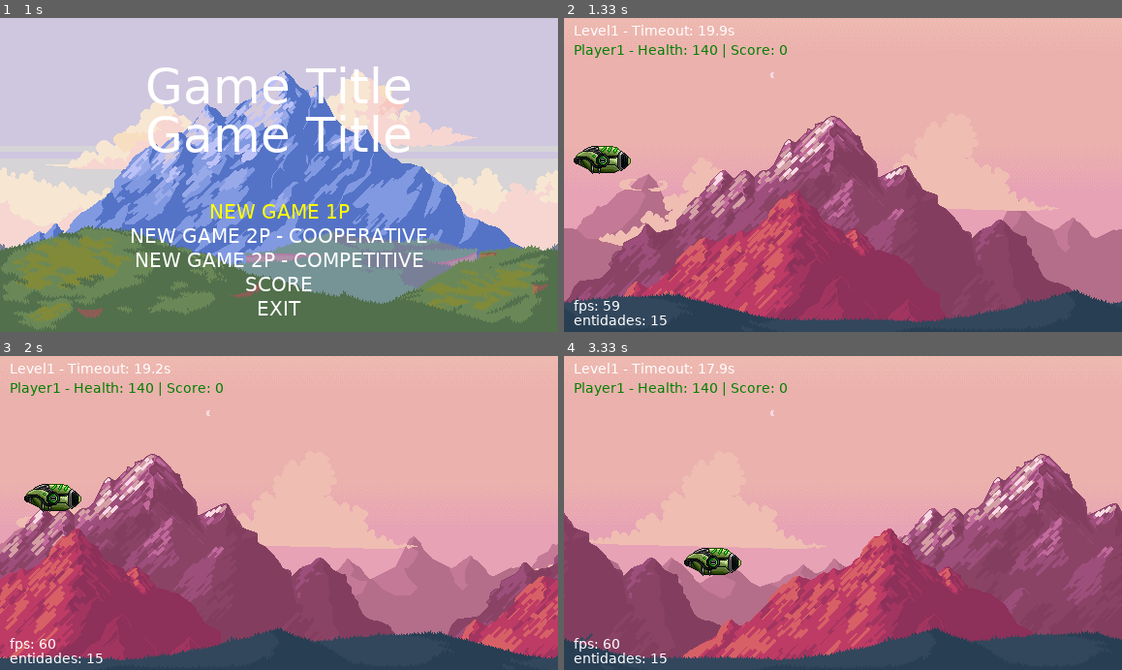
Above: before the commit, frames 1-4 (two rows, left to right).
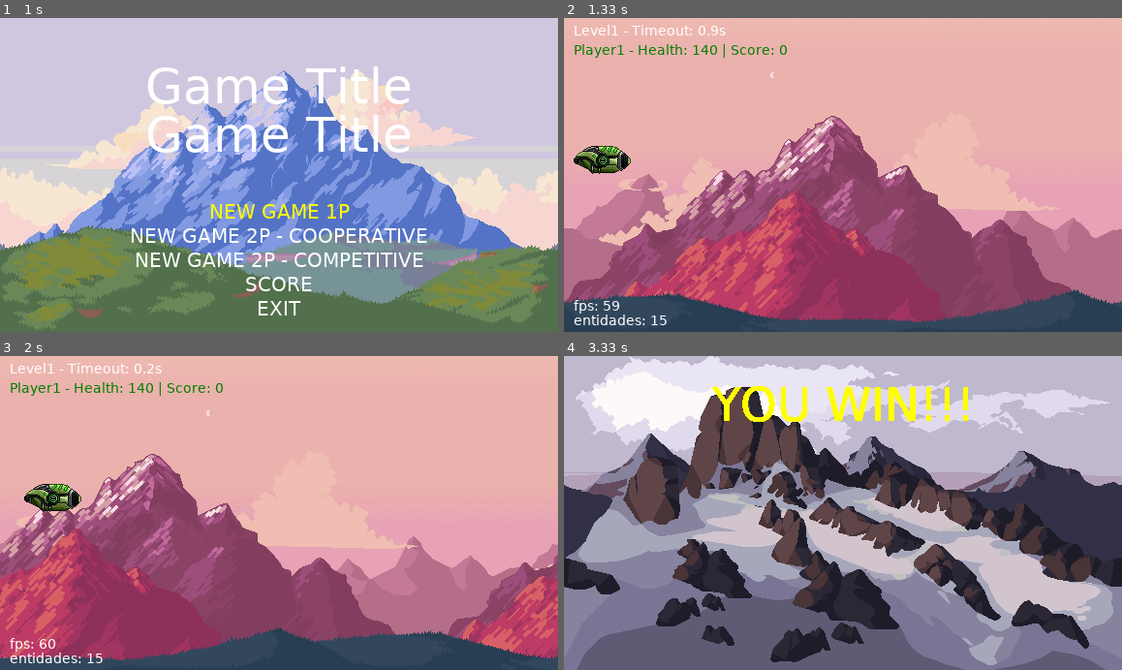
Above: after the commit, the same moments.

Repository: Mateus-Sagach/pygameProject
Game: pygame game, started from main.py
Two runs of this game, one before a commit and one after it. Both use one fixed random seed, a clock stepped at 60 frames per second and the inputs below.
Inputs:
- Up to frame 1 (1 s): hold Up 0.33-0.8 s; hold Down from 0.83 s (still down)
- Up to frame 2 (1.33 s): release Down at 1.13 s; tap Enter at 1.17 s
- Up to frame 3 (2 s): hold Right from 1.9 s (still down)
- Up to frame 4 (3.33 s): release Right at 2.53 s; hold Down 2.57-2.93 s

Frame 1 is identical in both runs. In frame 2, less than 0.1% of the frame differs, in the area x 24-31%, y 2-6%; in frame 3, less than 0.1%; in frame 4, 100%, in the area x 0-100%, y 0-100%.

Commit message:
Class Score implementation

Diff:
--- a/code/Const.py
+++ b/code/Const.py
@@ -12,8 +12,7 @@
 
 EVENT_TIMEOUT = pygame.USEREVENT + 2
 
-
-ENTITY_DAMAGE ={
+ENTITY_DAMAGE = {
     'Level1Bg0': 0,
     'Level1Bg1': 0,
     'Level1Bg2': 0,
@@ -82,7 +81,6 @@
     'Enemy2Shot': 0,
 }
 
-
 ENTITY_SPEED = {
     'Level1Bg0': 0,
     'Level1Bg1': 1,
@@ -143,14 +141,29 @@
                     'Player2': pygame.K_LCTRL}
 
 # S
-
 SPAWN_TIME = 4000
 
 # T
 TIMEOUT_STEP = 100  # 0,1s
-TIMEOUT_LEVEL = 20000  # 20s
-
+TIMEOUT_LEVEL = 1000  # 20s
 
 # W
 WIN_WIDTH = 576
 WIN_HEIGHT = 324
+
+# S
+SCORE_POS = {'Title': (WIN_WIDTH / 2, 50),
+             'EnterName': (WIN_WIDTH / 2, 80),
+             'Label': (WIN_WIDTH / 2, 90),
+             'Name': (WIN_WIDTH / 2, 110),
+             0: (WIN_WIDTH / 2, 110),
+             1: (WIN_WIDTH / 2, 130),
+             2: (WIN_WIDTH / 2, 150),
+             3: (WIN_WIDTH / 2, 170),
+             4: (WIN_WIDTH / 2, 190),
+             5: (WIN_WIDTH / 2, 210),
+             6: (WIN_WIDTH / 2, 230),
+             7: (WIN_WIDTH / 2, 250),
+             8: (WIN_WIDTH / 2, 270),
+             9: (WIN_WIDTH / 2, 290),
+             }
--- a/code/Game.py
+++ b/code/Game.py
@@ -5,6 +5,7 @@
 from code.Const import WIN_WIDTH, WIN_HEIGHT, MENU_OPTION
 from code.Level import Level
 from code.Menu import Menu
+from code.Score import Score
 
 
 class Game:
@@ -14,6 +15,7 @@
 
     def run(self, ):
         while True:
+            score = Score(self.window)
             menu = Menu(self.window)
             menu_return = menu.run()
 
@@ -24,6 +26,13 @@
                 if level_return:
                     level = Level(self.window, 'Level2', menu_return, player_score)
                     level_return = level.run(player_score)
+                    if level_return:
+                        score.save(menu_return, player_score)
+
+
+
+            elif menu_return == MENU_OPTION[3]:
+                score.show()
             elif menu_return == MENU_OPTION[4]:
                 pygame.quit()  # close window
                 quit()  # end game
--- a/code/Menu.py
+++ b/code/Menu.py
@@ -36,7 +36,7 @@
                     quit()  # end game
                 if event.type == pygame.KEYDOWN:
                     if event.key == pygame.K_DOWN:  # DOWN KEY
-                        if menu_option <len(MENU_OPTION)-1:
+                        if menu_option < len(MENU_OPTION) - 1:
                             menu_option += 1
                         else:
                             menu_option = 0
@@ -44,12 +44,9 @@
                         if menu_option > 0:
                             menu_option -= 1
                         else:
-                            menu_option = len(MENU_OPTION)-1
+                            menu_option = len(MENU_OPTION) - 1
                     if event.key == pygame.K_RETURN:  # enter
                         return MENU_OPTION[menu_option]
-
-
-
 
     def menu_text(self, text_size: int, text: str, text_color: tuple, text_center_pos: tuple):
         text_font: Font = pygame.font.SysFont(name="Lucida Sans Typewriter", size=text_size)
--- /dev/null
+++ b/code/Score.py
@@ -0,0 +1,39 @@
+import pygame
+from pygame import Surface, Rect
+from pygame.font import Font
+
+from code.Const import WIN_WIDTH, C_WHITE, GAME_TITLE, C_YELLOW, SCORE_POS, MENU_OPTION
+
+
+class Score:
+
+    def __init__(self, window: Surface):
+        self.window = window
+        self.surf = pygame.image.load('./asset/ScoreBg.png').convert_alpha()
+        self.rect = self.surf.get_rect(left=0, top=0)
+
+    def save(self, game_mode: str, player_scor: list[int]):
+        pygame.mixer_music.load('./asset/Score.mp3')
+        pygame.mixer_music.play(-1)  # parametro -1 faz a musica tocar infinitamente
+        self.window.blit(source=self.surf, dest=self.rect)  # primeiro desenha o background depois desenha o texto
+        while True:
+            self.score_text(48, 'YOU WIN!!!', C_YELLOW, SCORE_POS['Title'])
+            if game_mode == MENU_OPTION[0]:
+                text = 'Player 1 enter your name (4 characters):'
+            pygame.display.flip()
+            pass
+
+
+    def show(self):
+        pygame.mixer_music.load('./asset/Score.mp3')
+        pygame.mixer_music.play(-1)  # parametro -1 faz a musica tocar infinitamente
+        self.window.blit(source=self.surf, dest=self.rect)  # primeiro desenha o background depois desenha o texto
+        while True:
+            pygame.display.flip()
+            pass
+
+    def score_text(self, text_size: int, text: str, text_color: tuple, text_center_pos: tuple):
+        text_font: Font = pygame.font.SysFont(name="Lucida Sans Typewriter", size=text_size)
+        text_surf: Surface = text_font.render(text, True, text_color).convert_alpha()
+        text_rect: Rect = text_surf.get_rect(center=text_center_pos)
+        self.window.blit(source=text_surf, dest=text_rect)
